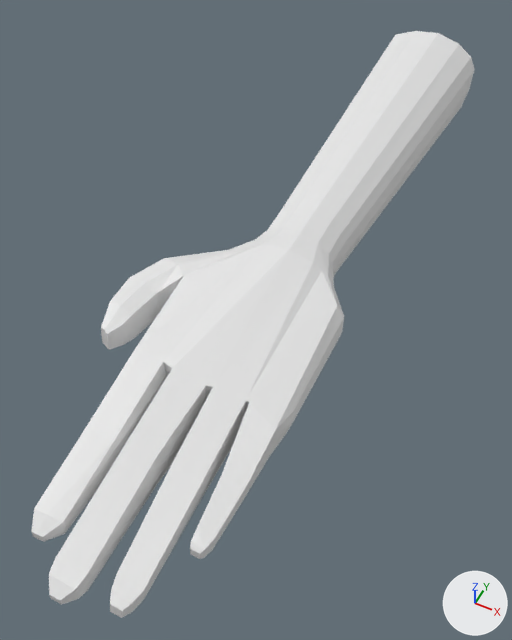
One commit to the OBJ model Resources/Boss_ArmL/Boss_ArmL.obj: the scene before it, then after it.
Both versions are drawn from a 50 mm lens placed at (1.25, -4.85, 3.79), pointed at (-0.4, -1.56, -0.33). The lights are fixed; the arrows at lower right show +X, +Y and +Z. Where no turn or scale is listed for an object, it has been applied to the vertices.

The first picture shows '立方体.001'.
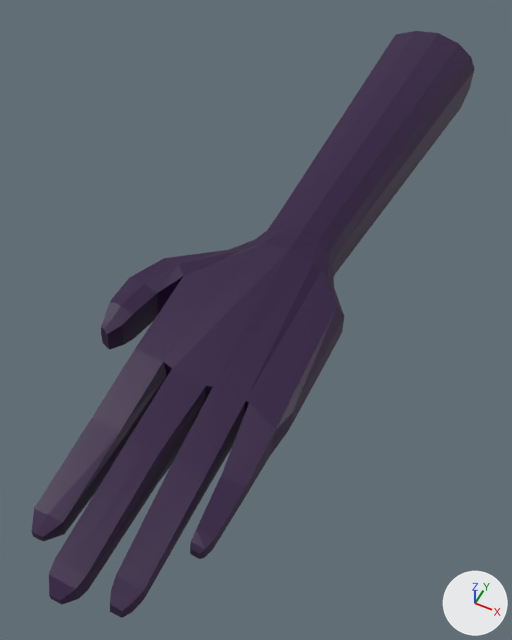
What differs and where, as boxes [x1, y1, x2, y2] in the pictures (512 x 640 px):
'立方体.001', recoloured (white to purple): [32, 31, 475, 618] in both

The change, as a diff of the scene's bpy script:
```diff
--- a/Resources/Boss_ArmL/Boss_ArmL.obj.py
+++ b/Resources/Boss_ArmL/Boss_ArmL.obj.py
@@ img_armltex_png @@
+img_armltex_png = load_image('ArmLTex.png', 'ArmLTex.png', 1024, 1024, 'sRGB')
@@ mat_マテリアル @@
+mat_マテリアル = principled_material('マテリアル')
+mat_マテリアル.texture = img_armltex_png
@@ me_立方体_001 @@
 me_立方体_001.from_pydata(...)  # 426 vertices, 830 faces; spans x -1.2..0.32, y -4.08..1.9, z -0.4..0.52
+me_立方体_001.materials.append(mat_マテリアル)  # picture img_armltex_png
```
